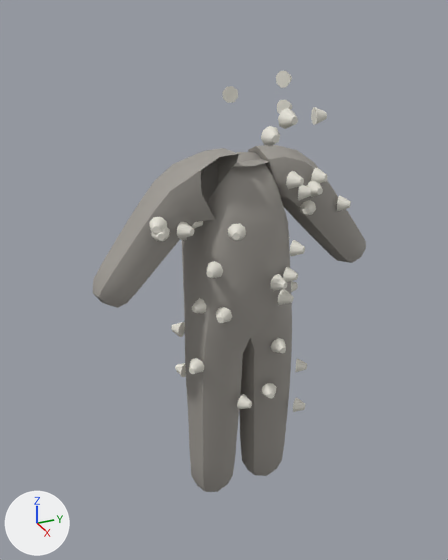
The glTF model assets/shared/costumes/costume_barnacle.glb, before and after one commit.
One viewpoint serves both versions: a 50 mm lens placed at (1.839, -0.884, 1.961), pointed at (-0.051, -0.034, 1.016). Arrows for +X, +Y and +Z are at lower left; the lights stay in place. The picture after the commit comes second.

In view in the first picture: 'suit' and 33 more.
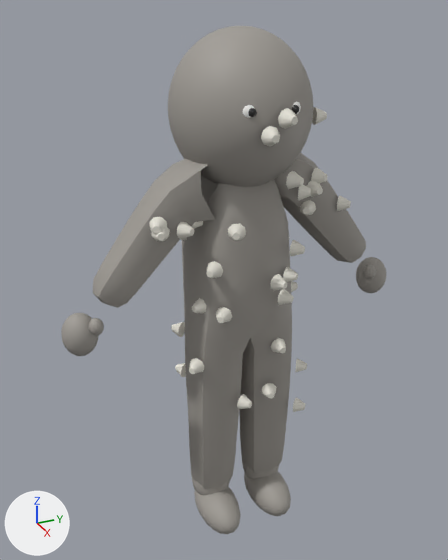
Location of each change, [x1, y1, x2, y2] in pixels of the pictures (448 x 560 px):
'head', added: after [168, 26, 313, 187]
'bootR', added: after [194, 487, 241, 534]
'bootL', added: after [244, 472, 291, 516]
'mittR', added: after [61, 313, 98, 356]
'mittL', added: after [356, 257, 386, 293]
'ankleR', added (mostly hidden): after [192, 478, 230, 495]
'ankleL', added (mostly hidden): after [242, 461, 279, 479]
'thumbmR', added: after [88, 318, 104, 336]
'thumbmL', added: after [363, 265, 376, 280]
'eye-1', added (mostly hidden): after [243, 105, 255, 118]
'pupil-1', added: after [248, 108, 257, 117]
'pupil1', added: after [292, 105, 299, 114]

Diff of the bpy script that builds the scene:
```diff
--- a/assets/shared/costumes/costume_barnacle.glb.py
+++ b/assets/shared/costumes/costume_barnacle.glb.py
@@ mat_black @@
+mat_black = bpy.data.materials.new('black')
+# nodes: BsdfPrincipled, Mix, OutputMaterial, VertexColor
+# colours: black #272727, mixed with the vertex colours
@@ mat_white @@
+mat_white = bpy.data.materials.new('white')
+# nodes: BsdfPrincipled, Mix, OutputMaterial, VertexColor
+# colours: white #f3f3f1, mixed with the vertex colours
@@ ob_thumbmr @@
+ob_thumbmr = bpy.data.objects.new('thumbmR', me_thumbmr)  # a UV sphere (12 segments, 8 rings, poles along z) spanning x 0.033..0.083, y -0.5605..-0.5105, z 0.9584..1.0184
+ob_thumbmr.location = (0.0, 0.0, 0.0)
@@ ob_thumbml @@
+ob_thumbml = bpy.data.objects.new('thumbmL', me_thumbml)  # a UV sphere (12 segments, 8 rings, poles along z) spanning x 0.033..0.083, y 0.5105..0.5605, z 0.9584..1.0184
+ob_thumbml.location = (0.0, 0.0, 0.0)
@@ ob_pupil_1 @@
+ob_pupil_1 = bpy.data.objects.new('pupil-1', me_pupil_1)  # a UV sphere (12 segments, 8 rings, poles along z) spanning x 0.2105..0.2375, y -0.0835..-0.0565, z 1.6465..1.6735
+ob_pupil_1.location = (0.0, 0.0, 0.0)
@@ ob_pupil1 @@
+ob_pupil1 = bpy.data.objects.new('pupil1', me_pupil1)  # a UV sphere (12 segments, 8 rings, poles along z) spanning x 0.2105..0.2375, y 0.0565..0.0835, z 1.6465..1.6735
+ob_pupil1.location = (0.0, 0.0, 0.0)
@@ ob_mittr @@
+ob_mittr = bpy.data.objects.new('mittR', me_mittr)  # a UV sphere (18 segments, 12 rings, poles along z) spanning x -0.047..0.071, y -0.642..-0.522, z 0.873..1.023
+ob_mittr.location = (0.0, 0.0, 0.0)
@@ ob_mittl @@
+ob_mittl = bpy.data.objects.new('mittL', me_mittl)  # a UV sphere (18 segments, 12 rings, poles along z) spanning x -0.047..0.071, y 0.522..0.642, z 0.873..1.023
+ob_mittl.location = (0.0, 0.0, 0.0)
@@ ob_head @@
+ob_head = bpy.data.objects.new('head', me_head)  # an icosphere of 1280 faces spanning x -0.239..0.239, y -0.229..0.229, z 1.38..1.88
+ob_head.location = (0.0, 0.0, 0.0)
@@ ob_eye_1 @@
+ob_eye_1 = bpy.data.objects.new('eye-1', me_eye_1)  # a UV sphere (16 segments, 10 rings, poles along z) spanning x 0.17..0.23, y -0.1..-0.04, z 1.63..1.69
+ob_eye_1.location = (0.0, 0.0, 0.0)
@@ ob_bootr @@
+ob_bootr = bpy.data.objects.new('bootR', me_bootr)  # a UV sphere (18 segments, 12 rings, poles along z) spanning x -0.088..0.208, y -0.195..-0.035, z -0.01..0.15
+ob_bootr.location = (0.0, 0.0, 0.0)
@@ ob_bootl @@
+ob_bootl = bpy.data.objects.new('bootL', me_bootl)  # a UV sphere (18 segments, 12 rings, poles along z) spanning x -0.088..0.208, y 0.035..0.195, z -0.01..0.15
+ob_bootl.location = (0.0, 0.0, 0.0)
@@ ob_ankler @@
+ob_ankler = bpy.data.objects.new('ankleR', me_ankler)  # a UV sphere (16 segments, 10 rings, poles along z) spanning x -0.08..0.08, y -0.195..-0.035, z 0.07..0.25
+ob_ankler.location = (0.0, 0.0, 0.0)
@@ ob_anklel @@
+ob_anklel = bpy.data.objects.new('ankleL', me_anklel)  # a UV sphere (16 segments, 10 rings, poles along z) spanning x -0.08..0.08, y 0.035..0.195, z 0.07..0.25
+ob_anklel.location = (0.0, 0.0, 0.0)
```
